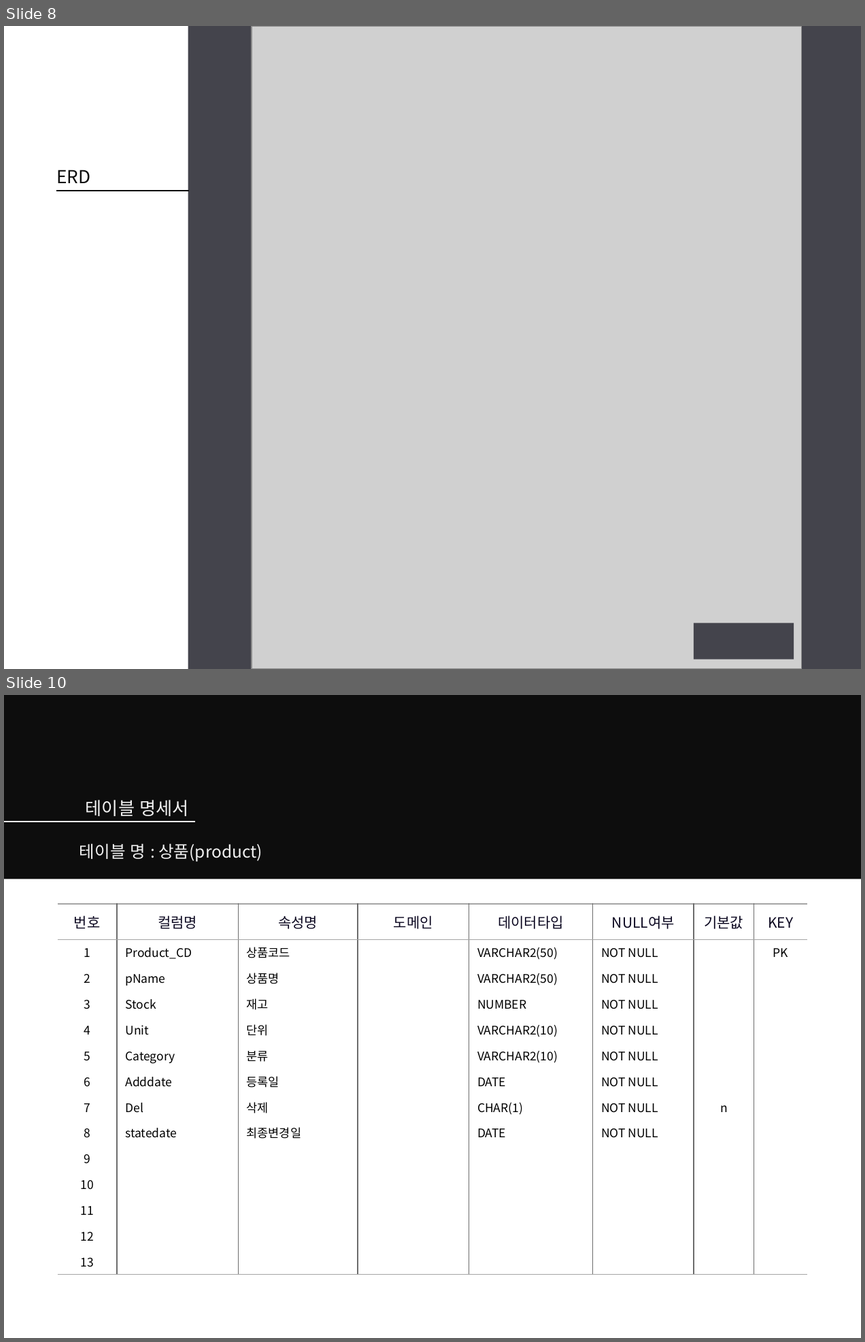
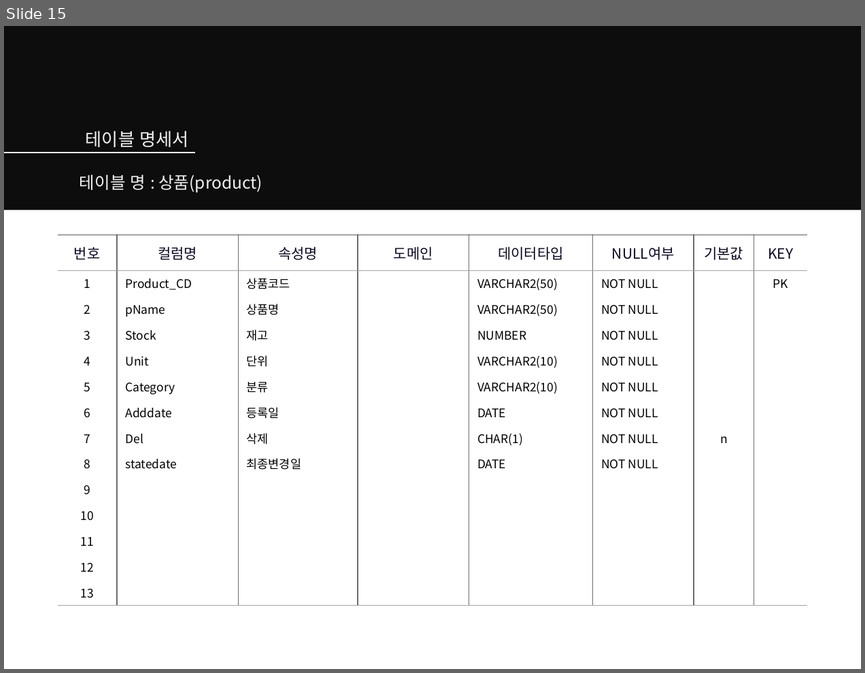
Before and after one commit to theselah/erp-team3, a slide deck: Distribution.pptx. Shown one above the other, each under a label of ours: slides 8 and 10 before the commit, slide 15 after it; the slides between them are not shown. The pictures are 865x1342 and 865x673 pixels, drawn with LibreOffice and Linux fonts; fonts in the diff are those of the drawing; grey boxes stand for pictures. Boxes give left, top, right and bottom in pixels: in the first picture for what was removed or moved away, otherwise in the second. Text is boxed around its words. In the diff, an @@ line names an element or a change of style, - is before the commit and + after.

```diff
--- a/Distribution.pptx
+++ b/Distribution.pptx
@@ slide 8 removed at (4, 26, 861, 669), background #44444C @@
@@ rectangle removed at (4, 27, 188, 669) @@
@@ picture removed at (252, 26, 802, 669) @@
@@ text removed at (56, 169, 90, 183) @@
-ERD
@@ line removed from (56, 191) to (189, 191) @@
@@ rectangle removed at (694, 622, 794, 658) @@
@@ what was slide 10 is now slide 15 @@
```
Also in this commit, not shown: 7 slides changed, 8 slides added, 2 other slides removed.
